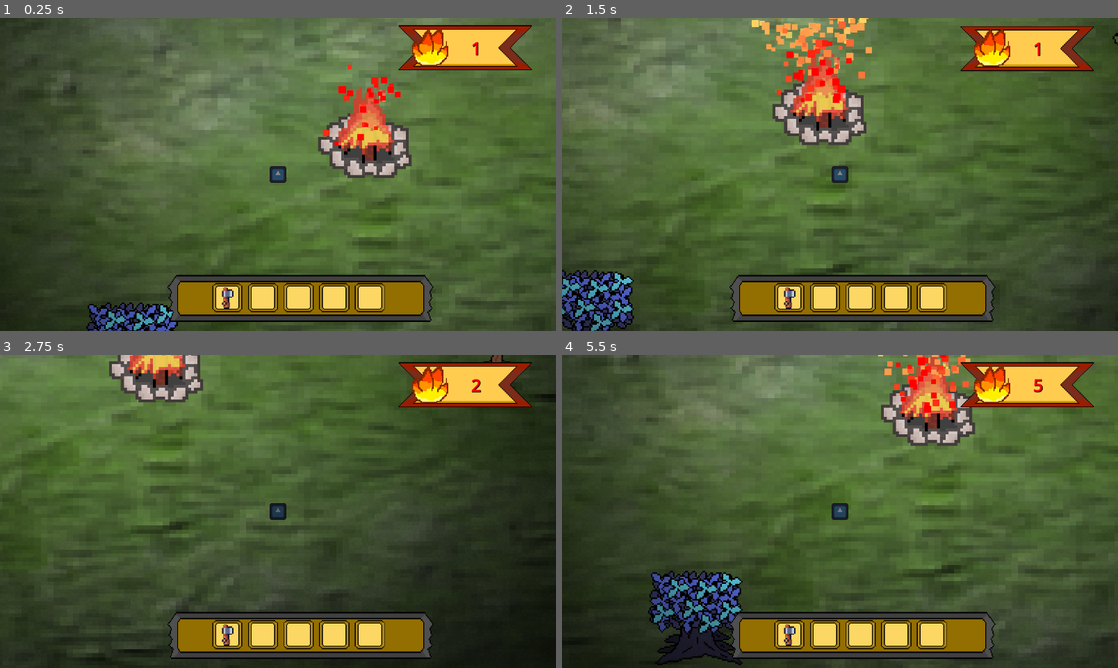
Above: before the commit, frames 1-4 (two rows, left to right).
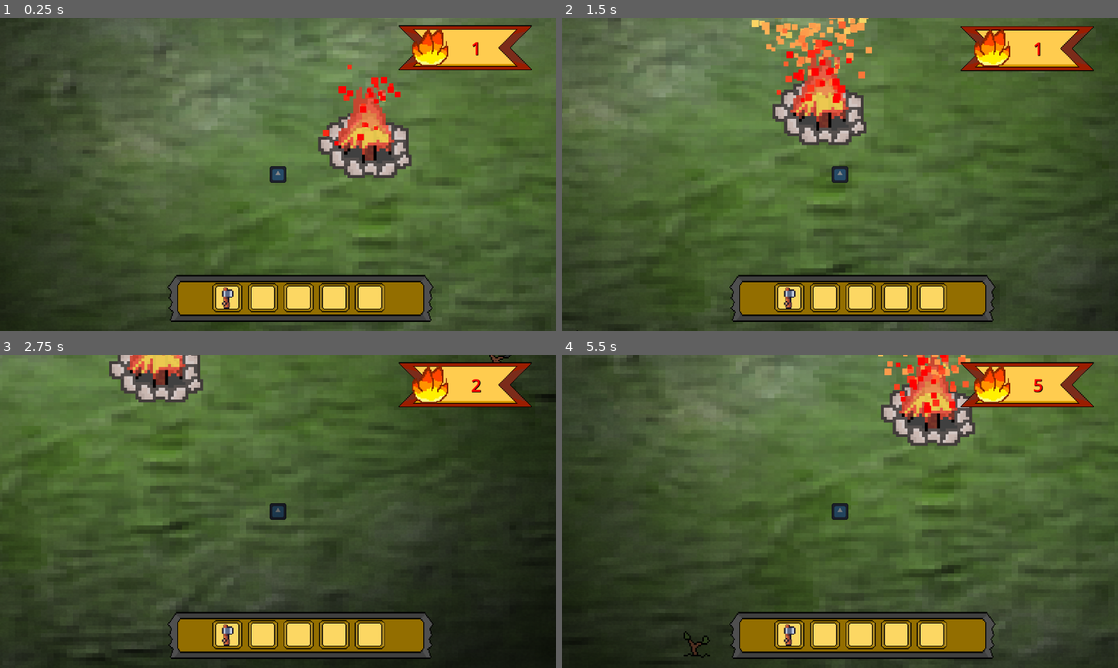
Above: after the commit, the same moments.

Repository: DaqCode/GameDevJS2025
Game: Godot game, scene res://scenes/mainPlayArea/main_scene.tscn
Same seed, same stepped clock (60 frames per second), same inputs: the game is played once before the commit and once after it. The engine's default icon, where the game draws it, is replaced by a stand-in: a white triangle on a blue panel in a dark square.
Inputs:
- Up to frame 1 (0.25 s): no input
- Up to frame 2 (1.5 s): hold D (right) 0.53-1.28 s; hold E (interact) 0.53-1.28 s; hold S (down) from 1.28 s (still down); tap E (interact) at 1.35 s
- Up to frame 3 (2.75 s): release S (down) at 2.03 s; hold D (right) from 2.03 s (still down); hold E (interact) from 2.03 s (still down)
- Up to frame 4 (5.5 s): release D (right) at 2.78 s; release E (interact) at 2.78 s; hold W (up) 2.78-3.53 s; tap E (interact) at 2.85, 4.35 s; hold E (interact) 3.53-4.28 s; hold A (left) 3.53-5.03 s; hold S (down) from 5.03 s (still down); hold E (interact) from 5.03 s (still down)

The runs differ from the first frame. In frame 1, 1.3% of the frame differs, in the area x 15-32%, y 90-100%; in frame 2, 2.3%; in frame 3, less than 0.1%; in frame 4, 3.4%, in the area x 15-33%, y 68-100%.

Commit message:
added tree shop

Diff:
--- /dev/null
+++ b/gamedevjs2025/events/events.gd
@@ -0,0 +1,3 @@
+extends Node
+
+signal chop_tree
--- a/gamedevjs2025/project.godot
+++ b/gamedevjs2025/project.godot
@@ -27,6 +27,8 @@
 [global_group]
 
 Tree=""
+player=""
+axe=""
 
 [input]
 
--- a/gamedevjs2025/scenes/assets/trees/tree_types.gd
+++ b/gamedevjs2025/scenes/assets/trees/tree_types.gd
@@ -2,6 +2,7 @@
 
 @onready var tree_texture := $TreeTexture
 @onready var tree_area_collision : Area2D = $TreeSpacingArea
+@onready var regrow_time: Timer = %RegrowTime
 
 
 signal ready_to_chop
@@ -18,7 +19,10 @@
 var rng := RandomNumberGenerator.new()
 var tree_type := TreeTypes.TREE_1
 
-var can_be_chopped := true
+var can_be_chopped := false
+var tree_already_chopped := false
+
+var current_stage := 1
 
 var tree_data = {
 
@@ -54,8 +58,17 @@
 	},
 }
 
+var tree_sprite_offset := {
+	"stage_1": Rect2(0, 0, 64, 64),
+	"stage_2": Rect2(64, 0, 64, 64),
+	"stage_3": Rect2(128, 0, 64, 64),
+	"stage_4": Rect2(192, 0, 64, 64),
+	"chopped": Rect2(256, 0, 64, 64)
+}
+
 func _ready() -> void:
-
+	regrow_time.wait_time = randf_range(5.0, 15.0)
+	regrow_time.start()
 	rng.randomize()
 	var roll = rng.randf()
 	if roll < 0.6:
@@ -68,7 +81,7 @@
 
 	# Set the modulated crops.
 	tree_texture.texture = tree_data[tree_type]["tree_sprite"]
-	tree_texture.region_rect = Rect2(192, 0, 64, 64)
+	tree_texture.region_rect = tree_sprite_offset["stage_1"]
 
 func get_tree_name(tree_enum: int) -> String:
 	match tree_enum:
@@ -82,6 +95,9 @@
 			return "What the heck is this"
 
 func chop_tree() -> void:
+	if tree_already_chopped or not can_be_chopped:
+		return
+
 	var data = tree_data[tree_type]
 
 	# SEEDS
@@ -111,15 +127,35 @@
 	print("Dropped Seeds: %d, Planks: %d" % [seed_value, plank_value])
 
 	emit_signal("begin_waiting_until_chop")
+	tree_texture.region_rect = tree_sprite_offset["chopped"]
 
 
-func on_tree_interaction_body_entered(body: Node2D) -> void:
-	if body.name == "Bron":
+func _on_tree_interaction_body_entered(body: Node2D) -> void:
+	if body.is_in_group("player"):
+		print("Ready to chop")
 		emit_signal("ready_to_chop", self)
 
+
 func _on_tree_interaction_body_exited(body: Node2D) -> void:
-	if body.name == "Bron":
+	if body.is_in_group("player"):
 		print ("Bron exited...")
 
 func tree_chopped() -> void:
 	queue_free()
+
+
+func _on_tree_interaction_area_entered(area: Area2D) -> void:
+	if area.is_in_group("axe"):
+		chop_tree()
+
+
+func _on_regrow_time_timeout() -> void:
+	if tree_already_chopped or current_stage >= 4:
+		return
+
+	current_stage += 1
+
+	if current_stage == 4:
+		can_be_chopped = true
+
+	tree_texture.region_rect = tree_sprite_offset["stage_%s" % current_stage]
--- a/gamedevjs2025/scenes/assets/trees/tree_types.tscn
+++ b/gamedevjs2025/scenes/assets/trees/tree_types.tscn
@@ -25,7 +25,7 @@
 region_enabled = true
 region_rect = Rect2(192, 0, 64, 64)
 
-[node name="TreeInteraction" type="Area2D" parent="."]
+[node name="TreeInteraction" type="Area2D" parent="." groups=["Tree"]]
 
 [node name="TreeCollision" type="CollisionShape2D" parent="TreeInteraction"]
 position = Vector2(0, 33)
@@ -44,6 +44,10 @@
 shape = SubResource("RectangleShape2D_6j25m")
 
 [node name="RegrowTime" type="Timer" parent="."]
+unique_name_in_owner = true
+wait_time = 3.0
 
-[connection signal="body_entered" from="TreeInteraction" to="." method="on_tree_interaction_body_entered"]
+[connection signal="area_entered" from="TreeInteraction" to="." method="_on_tree_interaction_area_entered"]
+[connection signal="body_entered" from="TreeInteraction" to="." method="_on_tree_interaction_body_entered"]
 [connection signal="body_exited" from="TreeInteraction" to="." method="_on_tree_interaction_body_exited"]
+[connection signal="timeout" from="RegrowTime" to="." method="_on_regrow_time_timeout"]
--- a/gamedevjs2025/scenes/characters/bron/bron.gd
+++ b/gamedevjs2025/scenes/characters/bron/bron.gd
@@ -3,9 +3,20 @@
 @export var speed := 200
 var default_speed := 200
 
+@onready var axe_damage_area: Area2D = %AxeDamageArea
 @onready var chopping_tree_timer := $AxeChopping
+@onready var collision_shape_2d: CollisionShape2D = $AxeDamageArea/CollisionShape2D
+
 var near_tree: Node = null
 var chopping := false
+
+
+func _input(input: InputEvent) -> void:
+	if input.is_action_pressed("interact"):
+		chop_tree()
+	if input.is_action_released("interact"):
+		stop_chopping_tree()
+
 
 func _physics_process(_delta: float) -> void:
 	if chopping:
@@ -33,11 +44,13 @@
 	velocity = input_direction * speed
 	move_and_slide()
 
-# This is called when entering tree area
-func _on_tree_ready_to_chop(tree: Node) -> void:
-	near_tree = tree
-	if not tree.is_connected("begin_waiting_until_chop", Callable(self, "tree_chopped")):
-		tree.connect("begin_waiting_until_chop", Callable(self, "tree_chopped"))
+
+func chop_tree() -> void:
+	collision_shape_2d.disabled = false
+
+
+func stop_chopping_tree() -> void:
+	collision_shape_2d.disabled = true
 
 
 # This is called when leaving tree area
@@ -56,3 +69,12 @@
 		near_tree.tree_chopped()
 		near_tree = null
 	chopping = false
+
+
+func _on_bron_area_area_entered(area: Area2D) -> void:
+	if area.is_in_group("Tree"):
+		print("Can trop tree now")
+
+
+func _on_bron_area_area_exited(area: Area2D) -> void:
+	pass # Replace with function body.
--- a/gamedevjs2025/scenes/characters/bron/bron.tscn
+++ b/gamedevjs2025/scenes/characters/bron/bron.tscn
@@ -21,6 +21,9 @@
 [sub_resource type="CapsuleShape2D" id="CapsuleShape2D_mtsbh"]
 radius = 13.0
 height = 28.0
+
+[sub_resource type="CapsuleShape2D" id="CapsuleShape2D_ld6eo"]
+height = 85.7143
 
 [node name="Bron" type="CharacterBody2D"]
 modulate = Color(0.0214346, 0.0214346, 0.0214346, 1)
@@ -49,4 +52,14 @@
 [node name="AxeChopping" type="Timer" parent="."]
 wait_time = 5.0
 
+[node name="AxeDamageArea" type="Area2D" parent="." groups=["axe"]]
+unique_name_in_owner = true
+
+[node name="CollisionShape2D" type="CollisionShape2D" parent="AxeDamageArea"]
+rotation = 1.5708
+shape = SubResource("CapsuleShape2D_ld6eo")
+disabled = true
+
+[connection signal="area_entered" from="BronArea" to="." method="_on_bron_area_area_entered"]
+[connection signal="area_exited" from="BronArea" to="." method="_on_bron_area_area_exited"]
 [connection signal="timeout" from="AxeChopping" to="." method="_on_axe_chopping_timeout"]
--- a/gamedevjs2025/scenes/mainPlayArea/main_scene.tscn
+++ b/gamedevjs2025/scenes/mainPlayArea/main_scene.tscn
@@ -30,7 +30,7 @@
 z_index = 1
 position = Vector2(672, 279)
 
-[node name="Bron" parent="." instance=ExtResource("5_6wevv")]
+[node name="Bron" parent="." groups=["player"] instance=ExtResource("5_6wevv")]
 position = Vector2(627, 300)
 
 [node name="InventoryScreen" parent="Bron" instance=ExtResource("6_e1cbu")]
Not shown, added: gamedevjs2025/events/events.gd.uid
Not shown: 1 places in gamedevjs2025/scenes/characters/bron/bron.tscn that only renumber resources
